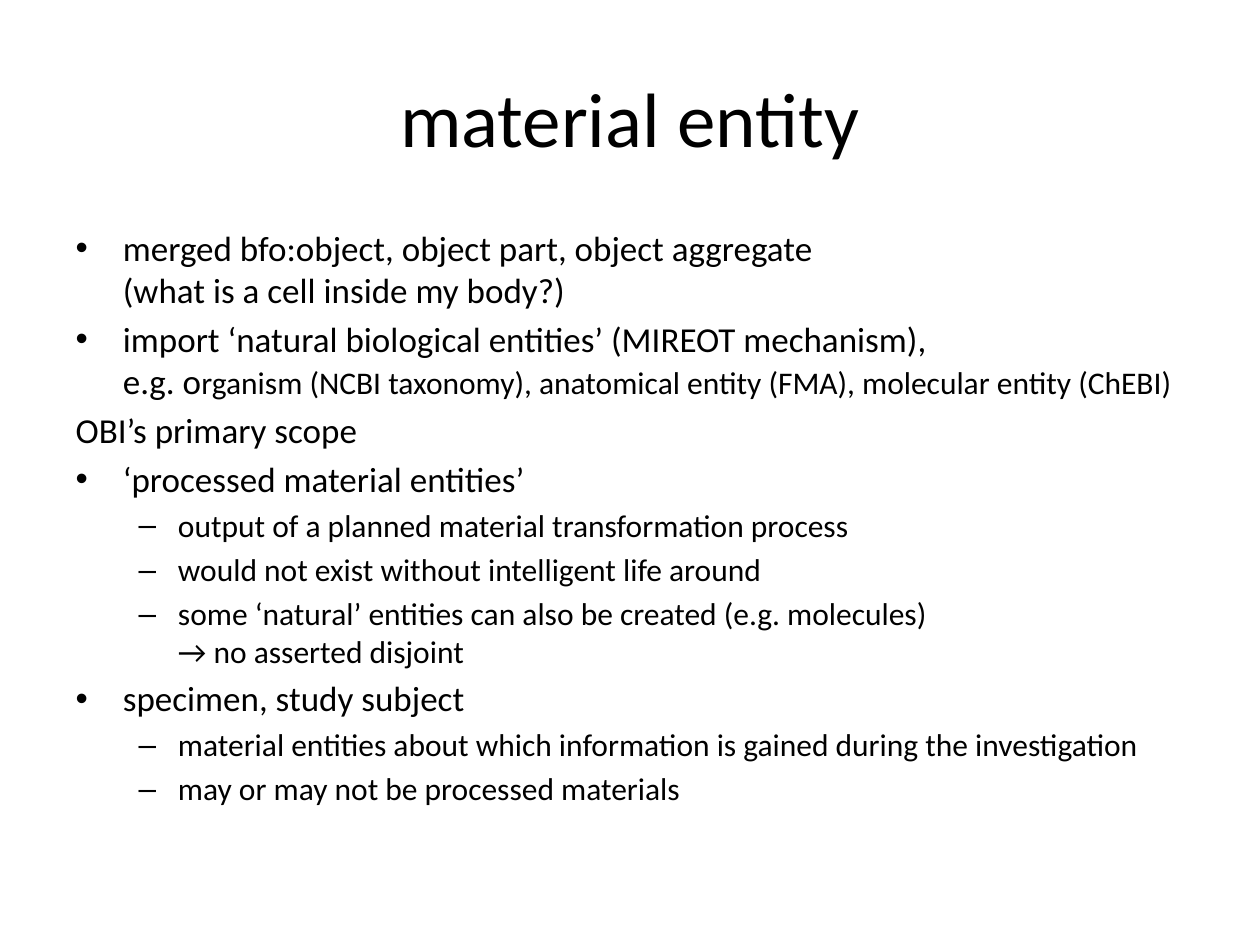
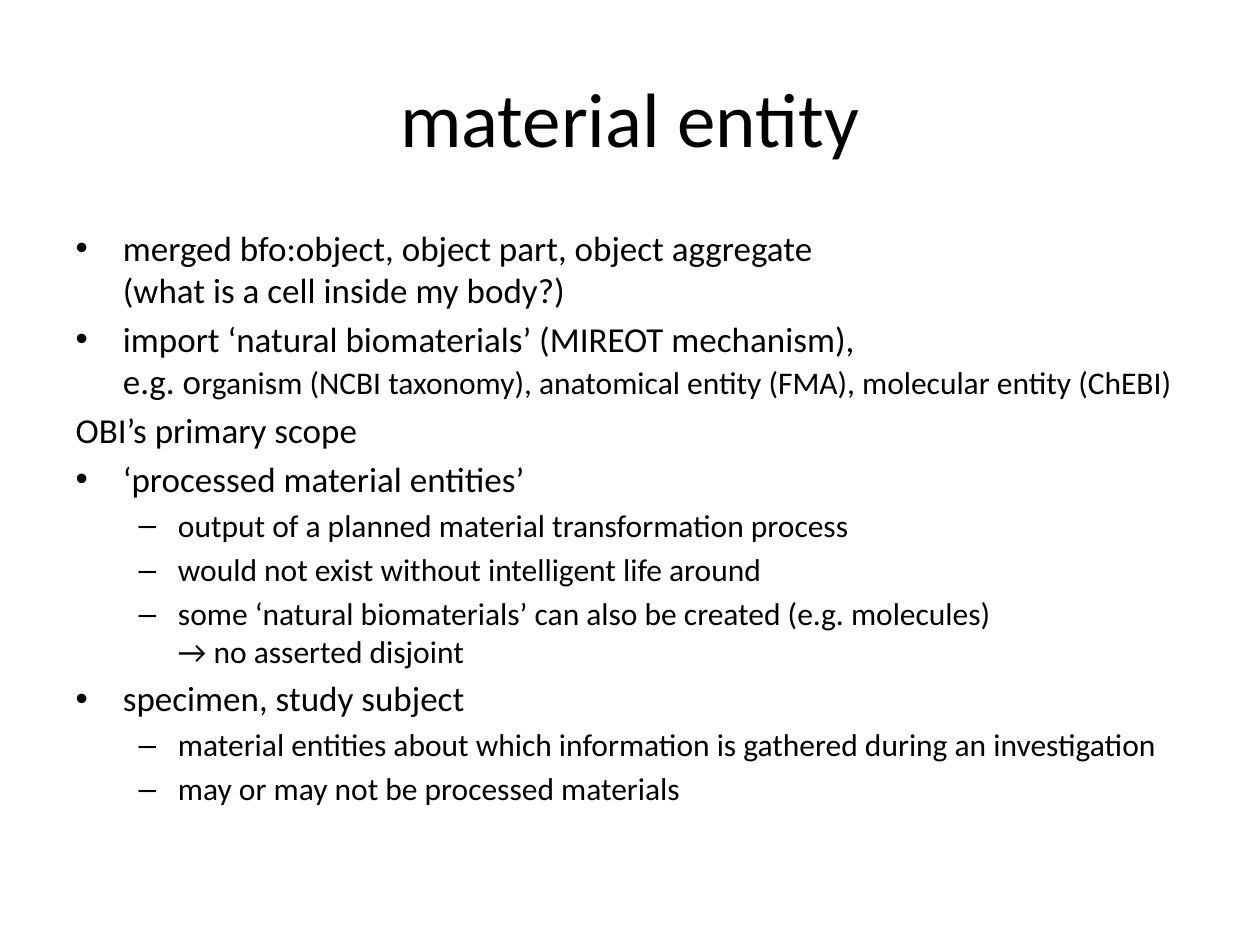
Before and after one commit to obi-ontology/obi-legacy-svn, a slide deck: slide 4 of trunk/docs/presentations/2010-03-Vancouver workshop OBI overview-BP.pptx. Drawn at 1260x945 pixels with LibreOffice and Linux fonts; fonts in the diff are those of the drawing. Boxes give left, top, right and bottom in pixels: in the first picture for what was removed or moved away, otherwise in the second. Text is boxed around its words. In the diff, an @@ line names an element or a change of style, - is before the commit and + after.

```diff
--- a/trunk/docs/presentations/2010-03-Vancouver workshop OBI overview-BP.pptx
+++ b/trunk/docs/presentations/2010-03-Vancouver workshop OBI overview-BP.pptx
@@ text at <box>123,326,1171,400</box>: text changed @@
-• import ‘natural biological entities’ (MIREOT mechanism),
-  e.g. organism (NCBI taxonomy), anatomical entity (FMA), molecular entity (ChEBI)
+• import ‘natural biomaterials’ (MIREOT mechanism),
+  e.g. organism (NCBI taxonomy), anatomical entity (FMA), molecular entity (ChEBI)
@@ text at <box>178,602,990,669</box>: text changed @@
-  – some ‘natural’ entities can also be created (e.g. molecules)
-    → no asserted disjoint
+  – some ‘natural biomaterials’ can also be created (e.g. molecules)
+    → no asserted disjoint
@@ text at <box>178,734,1155,762</box>: text changed @@
-  – material entities about which information is gained during the investigation
+  – material entities about which information is gathered during an investigation
```
Also in this commit, not shown: 2 other slides changed.
